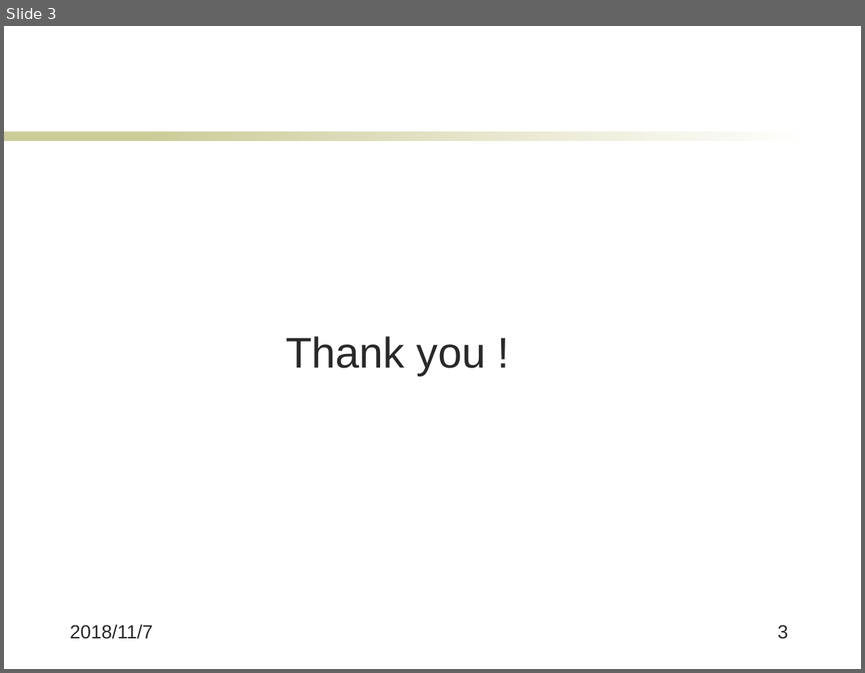
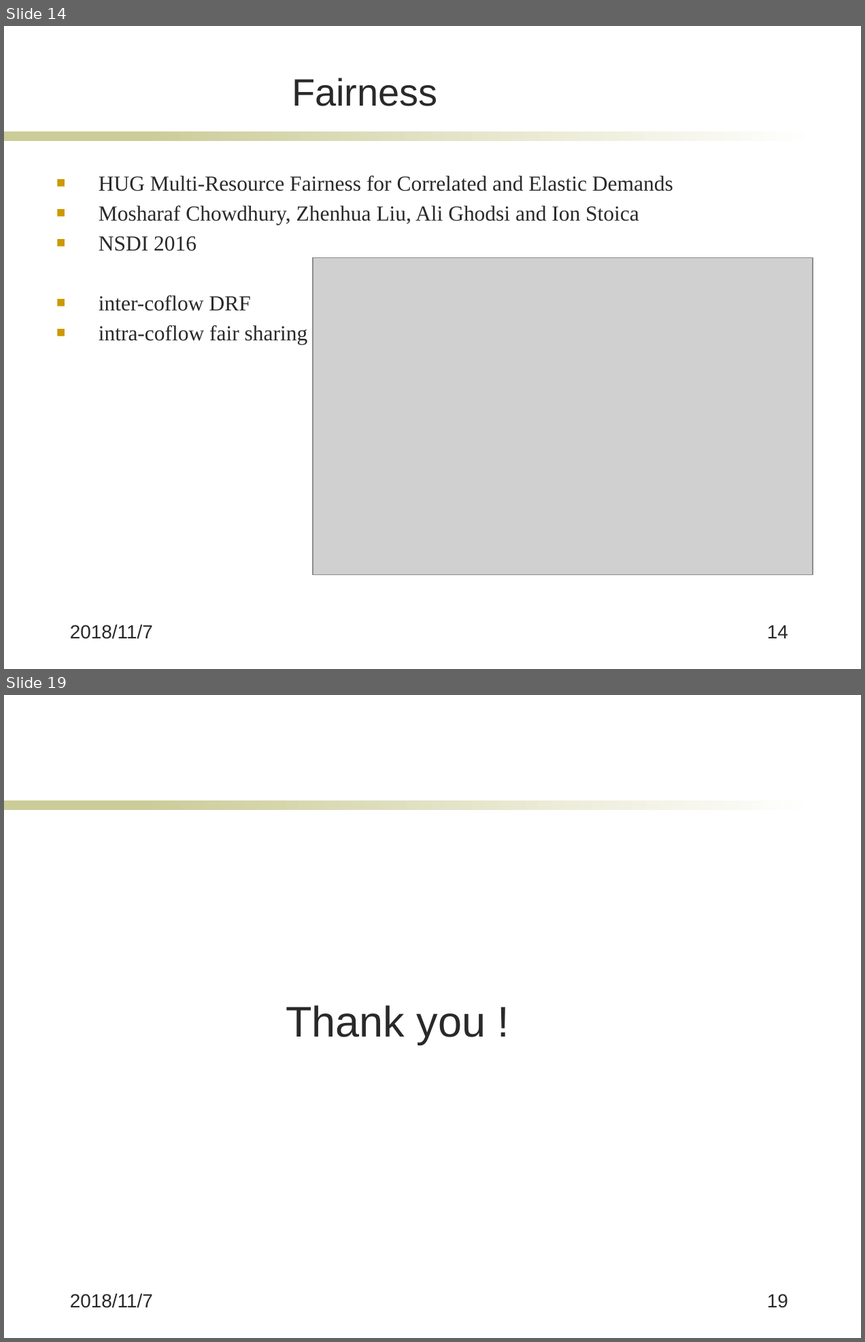
Before and after one commit to jkfhklh/papers-reading, a slide deck: 报告/coflow survey.pptx. Shown one above the other, each under a label of ours: slide 3 before the commit, slides 14 and 19 after it; the slides between them are not shown. The pictures are 865x673 and 865x1342 pixels, drawn with LibreOffice and Linux fonts; fonts in the diff are those of the drawing; grey boxes stand for pictures; background and template pictures are left out. Boxes give left, top, right and bottom in pixels: in the first picture for what was removed or moved away, otherwise in the second. Text is boxed around its words. In the diff, an @@ line names an element or a change of style, - is before the commit and + after.

```diff
--- a/报告/coflow survey.pptx
+++ b/报告/coflow survey.pptx
@@ slide 14 added at <box>4,26,861,669</box>, background #FFFFFF; not listed: 2 template elements that a slide beside it also shows @@
@@ title added at <box>292,78,438,106</box>, 32 pt, text #292929 @@
+Fairness
@@ text added at <box>99,176,673,345</box>, 18 pt, text #292929 @@
+■ HUG Multi-Resource Fairness for Correlated and Elastic Demands
+■ Mosharaf Chowdhury, Zhenhua Liu, Ali Ghodsi and Ion Stoica
+■ NSDI 2016
+■ inter-coflow DRF
+■ intra-coflow fair sharing
@@ picture added at <box>313,258,812,574</box> @@
@@ text added at <box>70,624,153,639</box>, 16 pt, text #292929 @@
+2018/11/7
@@ page number added at <box>767,624,788,638</box>, 16 pt, text #292929 @@
+14
@@ what was slide 3 is now slide 19 @@
@@ page number at <box>767,1293,788,1308</box>: text changed @@
-3
+19
```
Also in this commit, not shown: 1 slide changed, 15 other slides added, 2 other files.
